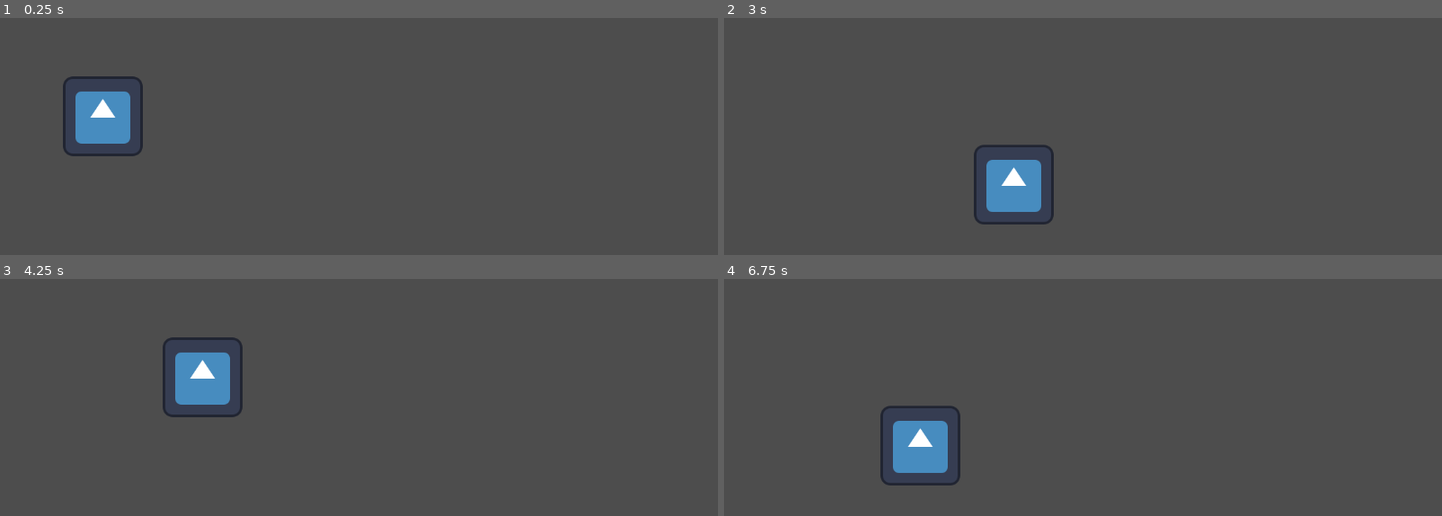
Above: before the commit, frames 1-4 (two rows, left to right).
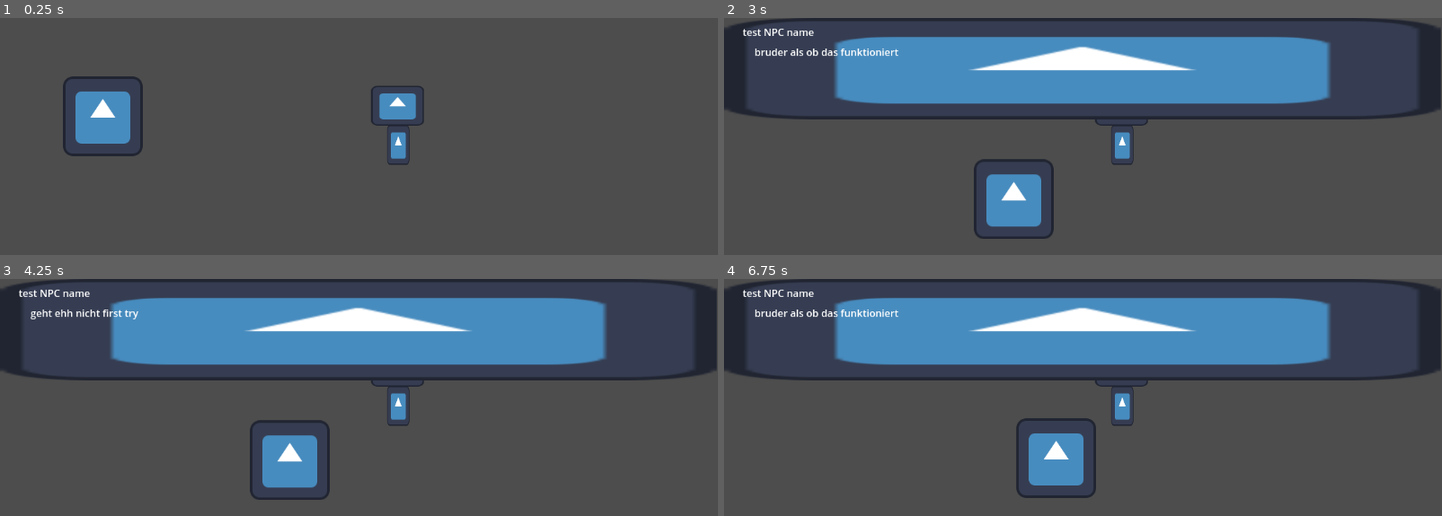
Above: after the commit, the same moments.

Repository: SampaiWasTaken/LD55
Game: Godot game, scene res://Scenes/main_scene.tscn
The game is run twice, just before and just after one commit, with the same random seed, the same clock (stepped at 60 frames per second) and the same inputs. The engine's default icon, where the game draws it, is replaced by a stand-in: a white triangle on a blue panel in a dark square.
Inputs:
- Up to frame 1 (0.25 s): no input
- Up to frame 2 (3 s): tap Enter at 0.5 s; hold D (walkRight) 0.53-1.28 s; hold E (interact, bound only after the commit) 0.53-1.28 s; hold Down (walkDown) 1.28-2.03 s; tap E (interact, bound only after the commit) at 1.35, 2.85 s; hold D (walkRight) 2.03-2.78 s; hold E (interact, bound only after the commit) 2.03-2.78 s; hold W (walkUp) from 2.78 s (still down)
- Up to frame 3 (4.25 s): release W (walkUp) at 3.53 s; hold A (walkLeft) from 3.53 s (still down); hold E (interact, bound only after the commit) from 3.53 s (still down)
- Up to frame 4 (6.75 s): release E (interact, bound only after the commit) at 4.28 s; tap E (interact, bound only after the commit) at 4.35, 5.85 s; release A (walkLeft) at 5.03 s; hold Down (walkDown) 5.03-5.78 s; hold E (interact, bound only after the commit) 5.03-5.78 s; hold D (walkRight) 5.78-6.53 s; hold W (walkUp) from 6.53 s (still down); hold E (interact, bound only after the commit) from 6.53 s (still down)

The runs differ from the first frame. In frame 1, 1.0% of the frame differs, in the area x 51-60%, y 28-62%; in frame 2, 27%; in frame 3, 29%; in frame 4, 30%, in the area x 0-100%, y 0-93%.

Commit message:
basic dialog & interatable scene
added basic dialogBox and interactable scene

Diff:
--- /dev/null
+++ b/DialogText/testDialog.json
@@ -0,0 +1,8 @@
+[
+	{"name": "test NPC name", "text": "bruder als ob das funktioniert"},
+	{"name": "test NPC name", "text": "geht ehh nicht first try"},
+	{"name": "test NPC name", "text": "noob"},
+	{"name": "test NPC name", "text": "bye"},
+
+
+]
--- /dev/null
+++ b/Globals/globals.gd
@@ -0,0 +1,3 @@
+extends Node
+
+var currently_interacting:bool = false
--- /dev/null
+++ b/Scenes/Dialog/dialog_box.gd
@@ -0,0 +1,53 @@
+extends CanvasLayer
+
+@export_global_file("*.json") var dialog_file
+
+var dialog = []#stores the dialog after reading the file
+var dialog_counter: int = -1 #stores current dialog index
+var dialog_active: bool = false
+
+
+func _ready():
+	$NinePatchRect.visible = false
+	pass # Replace with function body.
+
+
+# Called every frame. 'delta' is the elapsed time since the previous frame.
+func _process(_delta):
+	pass
+
+func startDialog():
+	if dialog_active:
+		return
+	dialog_active = true
+	$NinePatchRect.visible = true
+	dialog_counter = -1
+	dialog = load_dialogue()
+	next_dialog_text()
+
+func load_dialogue():
+
+	if FileAccess.file_exists(dialog_file):
+		var file = FileAccess.open(dialog_file, FileAccess.READ)
+		return JSON.parse_string(file.get_as_text())
+	else:
+		print("ahahah you stupid f***, your dialog file doesnt exist")
+
+func _input(event):
+	if dialog_active and event.is_action_pressed("interact"):
+			next_dialog_text()
+
+func next_dialog_text():
+	dialog_counter += 1
+	if dialog_counter >= len(dialog):
+		$NinePatchRect.visible = false
+		$Timer.start()
+		return
+	$NinePatchRect/Name.text = dialog[dialog_counter]["name"]
+	$NinePatchRect/Text.text = dialog[dialog_counter]["text"]
+
+
+func _on_timer_timeout():
+	dialog_active = false
+	Globals.currently_interacting = false
+	pass # Replace with function body.
--- /dev/null
+++ b/Scenes/Dialog/dialog_box.tscn
@@ -0,0 +1,34 @@
+[gd_scene load_steps=3 format=3 uid="uid://c7856uknhdgf0"]
+
+[ext_resource type="Texture2D" uid="uid://cjgkuwst0o8ld" path="res://icon.svg" id="1_63rna"]
+[ext_resource type="Script" path="res://Scenes/Dialog/dialog_box.gd" id="1_g0vab"]
+
+[node name="DialogBox" type="CanvasLayer"]
+script = ExtResource("1_g0vab")
+
+[node name="NinePatchRect" type="NinePatchRect" parent="."]
+offset_right = 1150.0
+offset_bottom = 163.0
+texture = ExtResource("1_63rna")
+
+[node name="Name" type="RichTextLabel" parent="NinePatchRect"]
+layout_mode = 0
+offset_left = 30.0
+offset_top = 11.0
+offset_right = 174.0
+offset_bottom = 51.0
+text = "Name"
+
+[node name="Text" type="RichTextLabel" parent="NinePatchRect"]
+layout_mode = 0
+offset_left = 49.0
+offset_top = 43.0
+offset_right = 1109.0
+offset_bottom = 149.0
+text = "awdawdad"
+
+[node name="Timer" type="Timer" parent="."]
+wait_time = 0.1
+one_shot = true
+
+[connection signal="timeout" from="Timer" to="." method="_on_timer_timeout"]
--- /dev/null
+++ b/Scenes/Interactables/Interactable.gd
@@ -0,0 +1,11 @@
+class_name Interactable extends StaticBody2D
+
+@export var interact_label = "none"
+@export var interact_type = "none"
+@export var interaction_value = "none"
+@export_global_file("*.json") var dialog_file
+
+func  _ready(): $DialogBox.dialog_file = dialog_file
+
+func showDialog():
+	$DialogBox.startDialog()
--- /dev/null
+++ b/Scenes/Interactables/interactable.tscn
@@ -0,0 +1,20 @@
+[gd_scene load_steps=3 format=3 uid="uid://dwht5j611ydqj"]
+
+[ext_resource type="Script" path="res://Scenes/Interactables/Interactable.gd" id="1_brbxn"]
+[ext_resource type="PackedScene" uid="uid://c7856uknhdgf0" path="res://Scenes/Dialog/dialog_box.tscn" id="2_g3sfy"]
+
+[node name="Interactable" type="StaticBody2D"]
+script = ExtResource("1_brbxn")
+
+[node name="Sprite2D" type="Sprite2D" parent="."]
+
+[node name="CollisionShape2D" type="CollisionShape2D" parent="."]
+
+[node name="Area2D" type="Area2D" parent="."]
+collision_layer = 16
+collision_mask = 0
+monitoring = false
+
+[node name="CollisionShape2D" type="CollisionShape2D" parent="Area2D"]
+
+[node name="DialogBox" parent="." instance=ExtResource("2_g3sfy")]
--- /dev/null
+++ b/Scenes/Interactables/interaction_test.gd
@@ -0,0 +1 @@
+extends Interactable
--- /dev/null
+++ b/Scenes/Interactables/interaction_test.tscn
@@ -0,0 +1,32 @@
+[gd_scene load_steps=6 format=3 uid="uid://mwfqt770q3dv"]
+
+[ext_resource type="PackedScene" uid="uid://dwht5j611ydqj" path="res://Scenes/Interactables/interactable.tscn" id="1_gkhuv"]
+[ext_resource type="Texture2D" uid="uid://cjgkuwst0o8ld" path="res://icon.svg" id="2_evbdn"]
+[ext_resource type="Script" path="res://Scenes/Interactables/interaction_test.gd" id="2_me22e"]
+
+[sub_resource type="RectangleShape2D" id="RectangleShape2D_c5kar"]
+size = Vector2(84, 125)
+
+[sub_resource type="CircleShape2D" id="CircleShape2D_hlsfo"]
+radius = 123.065
+
+[node name="InteractionTest" instance=ExtResource("1_gkhuv")]
+script = ExtResource("2_me22e")
+
+[node name="Sprite2D" parent="." index="0"]
+position = Vector2(61, 34)
+scale = Vector2(0.664063, 0.5)
+texture = ExtResource("2_evbdn")
+
+[node name="Sprite2D2" type="Sprite2D" parent="." index="1"]
+position = Vector2(62, 97)
+scale = Vector2(0.277344, 0.5)
+texture = ExtResource("2_evbdn")
+
+[node name="CollisionShape2D" parent="." index="2"]
+position = Vector2(62, 64.5)
+shape = SubResource("RectangleShape2D_c5kar")
+
+[node name="CollisionShape2D" parent="Area2D" index="0"]
+position = Vector2(63, 65)
+shape = SubResource("CircleShape2D_hlsfo")
--- a/Scenes/main_char.gd
+++ b/Scenes/main_char.gd
@@ -2,10 +2,41 @@
 
 @export var speed = 200
 
+var stored_interactions_areas = []
+
 func getInput():
+
+	#movement
 	var input_direction = Input.get_vector("walkLeft", "walkRight", "walkUp", "walkDown")
 	velocity = input_direction * speed
 
+	#interaction
+	if Input.is_action_just_pressed("interact"):
+		interact()
+
 func _physics_process(_delta):
-	getInput()
-	move_and_slide()
+	if not Globals.currently_interacting:
+		getInput()
+		move_and_slide()
+
+
+
+#shit for the interactions
+func _on_interaction_area_area_entered(area):
+	stored_interactions_areas.insert(0, area) #i do this, if multiple areas are in the same spot we store the interactions
+	print("added interaction")
+	pass # Replace with function body.
+
+
+func _on_interaction_area_area_exited(area):
+	stored_interactions_areas.erase(area)
+	print("removed interaction")
+	pass # Replace with function body.
+
+func interact():
+	if stored_interactions_areas:
+		var newest_interaction = stored_interactions_areas[0].get_parent()
+		match newest_interaction.interact_type:
+			"print_text" : print(newest_interaction.interaction_value)
+			"only_Dialog" : Globals.currently_interacting = true; newest_interaction.showDialog();
+		#print(stored_interactions_areas[0].interact_label)
--- a/Scenes/main_char.tscn
+++ b/Scenes/main_char.tscn
@@ -1,10 +1,13 @@
-[gd_scene load_steps=4 format=3 uid="uid://ccm0r3ogx36u0"]
+[gd_scene load_steps=5 format=3 uid="uid://ccm0r3ogx36u0"]
 
 [ext_resource type="Texture2D" uid="uid://cjgkuwst0o8ld" path="res://icon.svg" id="1_aer1c"]
 [ext_resource type="Script" path="res://Scenes/main_char.gd" id="1_pikhs"]
 
 [sub_resource type="RectangleShape2D" id="RectangleShape2D_6b3og"]
 size = Vector2(128, 129)
+
+[sub_resource type="CircleShape2D" id="CircleShape2D_nywvo"]
+radius = 110.0
 
 [node name="MainChar" type="CharacterBody2D"]
 script = ExtResource("1_pikhs")
@@ -16,3 +19,17 @@
 [node name="CollisionShape2D" type="CollisionShape2D" parent="."]
 position = Vector2(65, 67.5)
 shape = SubResource("RectangleShape2D_6b3og")
+
+[node name="Interactions" type="Node2D" parent="."]
+
+[node name="InteractionArea" type="Area2D" parent="Interactions"]
+collision_layer = 0
+collision_mask = 16
+monitorable = false
+
+[node name="CollisionShape2D" type="CollisionShape2D" parent="Interactions/InteractionArea"]
+position = Vector2(65, 68)
+shape = SubResource("CircleShape2D_nywvo")
+
+[connection signal="area_entered" from="Interactions/InteractionArea" to="." method="_on_interaction_area_area_entered"]
+[connection signal="area_exited" from="Interactions/InteractionArea" to="." method="_on_interaction_area_area_exited"]
--- a/Scenes/main_scene.tscn
+++ b/Scenes/main_scene.tscn
@@ -1,6 +1,7 @@
-[gd_scene load_steps=2 format=3 uid="uid://c7sa32nvdk4si"]
+[gd_scene load_steps=3 format=3 uid="uid://c7sa32nvdk4si"]
 
 [ext_resource type="PackedScene" uid="uid://ccm0r3ogx36u0" path="res://Scenes/main_char.tscn" id="1_4beut"]
+[ext_resource type="PackedScene" uid="uid://mwfqt770q3dv" path="res://Scenes/Interactables/interaction_test.tscn" id="2_m31k7"]
 
 [node name="Main Scene" type="Node2D"]
 
@@ -9,3 +10,10 @@
 
 [node name="MainChar" parent="." instance=ExtResource("1_4beut")]
 position = Vector2(100, 91)
+
+[node name="InteractionTest" parent="." instance=ExtResource("2_m31k7")]
+position = Vector2(577, 107)
+interact_label = "test"
+interact_type = "only_Dialog"
+interaction_value = "testing all this stuff"
+dialog_file = "res://DialogText/testDialog.json"
--- a/project.godot
+++ b/project.godot
@@ -14,6 +14,10 @@
 run/main_scene="res://Scenes/main_scene.tscn"
 config/features=PackedStringArray("4.2", "Forward Plus")
 config/icon="res://icon.svg"
+
+[autoload]
+
+Globals="*res://Globals/globals.gd"
 
 [input]
 
@@ -41,3 +45,13 @@
 , Object(InputEventKey,"resource_local_to_scene":false,"resource_name":"","device":-1,"window_id":0,"alt_pressed":false,"shift_pressed":false,"ctrl_pressed":false,"meta_pressed":false,"pressed":false,"keycode":0,"physical_keycode":83,"key_label":0,"unicode":115,"echo":false,"script":null)
 ]
 }
+interact={
+"deadzone": 0.5,
+"events": [Object(InputEventKey,"resource_local_to_scene":false,"resource_name":"","device":-1,"window_id":0,"alt_pressed":false,"shift_pressed":false,"ctrl_pressed":false,"meta_pressed":false,"pressed":false,"keycode":0,"physical_keycode":69,"key_label":0,"unicode":101,"echo":false,"script":null)
+]
+}
+
+[layer_names]
+
+2d_physics/layer_1="Player"
+2d_physics/layer_5="Interactions"
